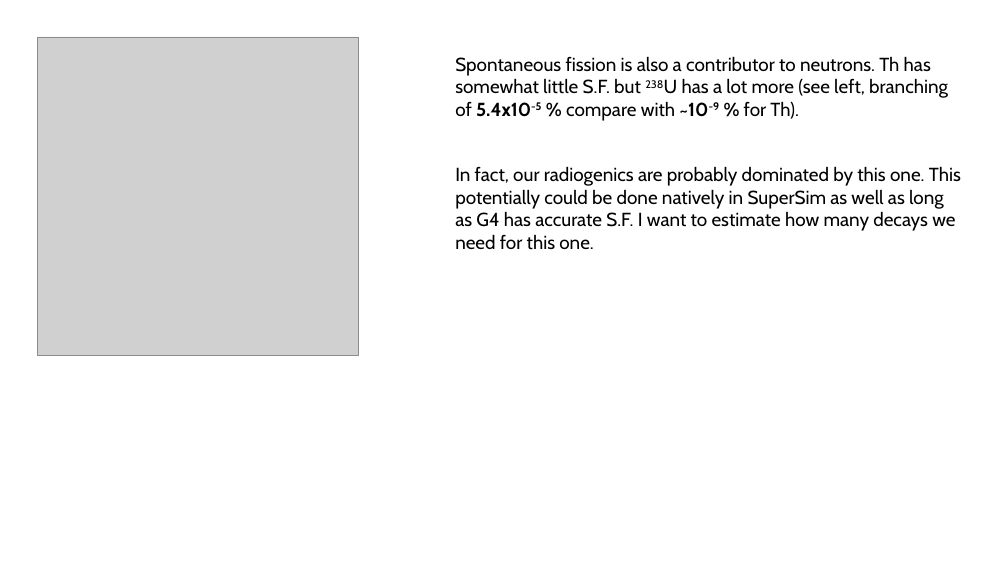
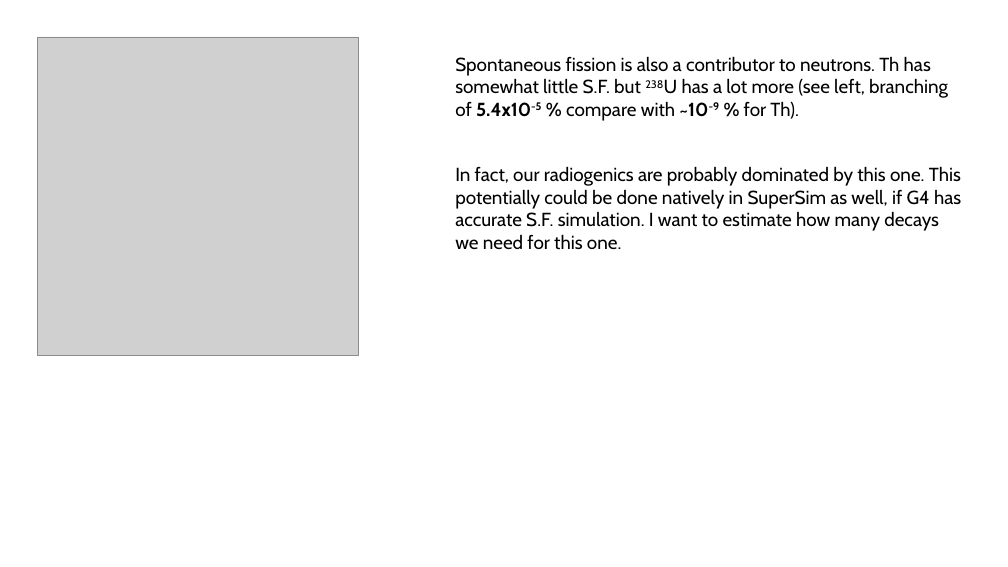
Before and after one commit to villano-lab/n-elec-scattering, a slide deck: slide 7 of 2-Flux/bknds_notes/an-simulation.pptx. Drawn at 1008x567 pixels with LibreOffice and Linux fonts; fonts in the diff are those of the drawing; grey boxes stand for pictures. Boxes give left, top, right and bottom in pixels: in the first picture for what was removed or moved away, otherwise in the second. Text is boxed around its words. In the diff, an @@ line names an element or a change of style, - is before the commit and + after.

```diff
--- a/2-Flux/bknds_notes/an-simulation.pptx
+++ b/2-Flux/bknds_notes/an-simulation.pptx
@@ text at (x1=455, y1=166, x2=961, y2=250): text changed @@
-In fact, our radiogenics are probably dominated by this one. This potentially could be done natively in SuperSim as well as long as G4 has accurate S.F. I want to estimate how many decays we need for this one.
+In fact, our radiogenics are probably dominated by this one. This potentially could be done natively in SuperSim as well, if G4 has accurate S.F. simulation. I want to estimate how many decays we need for this one.
```
Also in this commit, not shown: 1 slide added, 2 other files.
